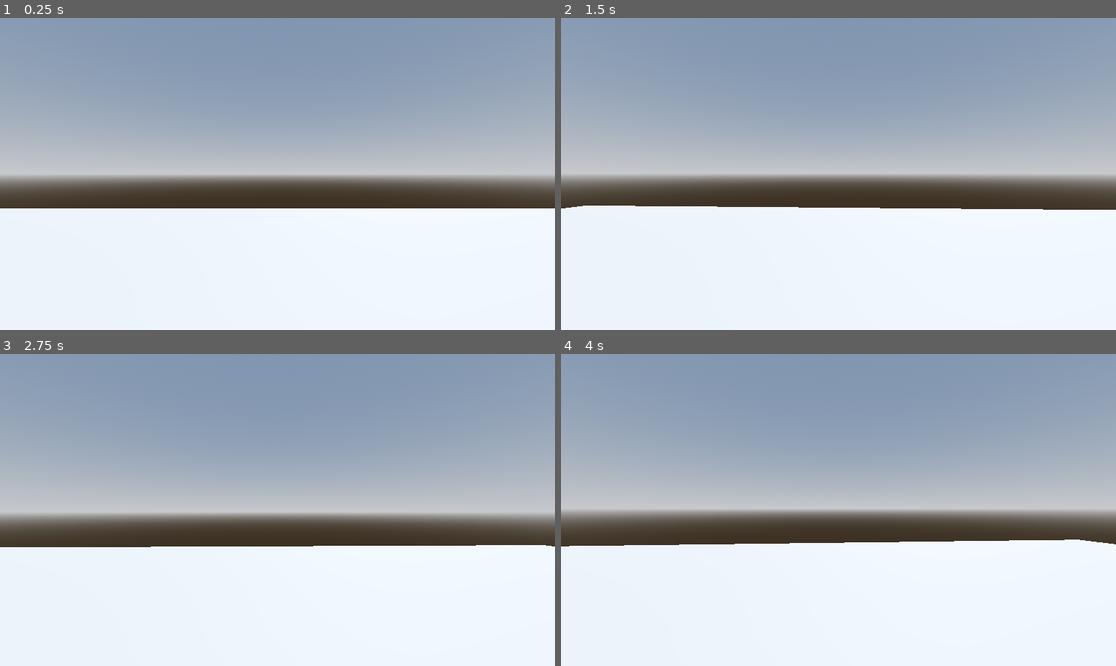
Above: before the commit, frames 1-4 (two rows, left to right).
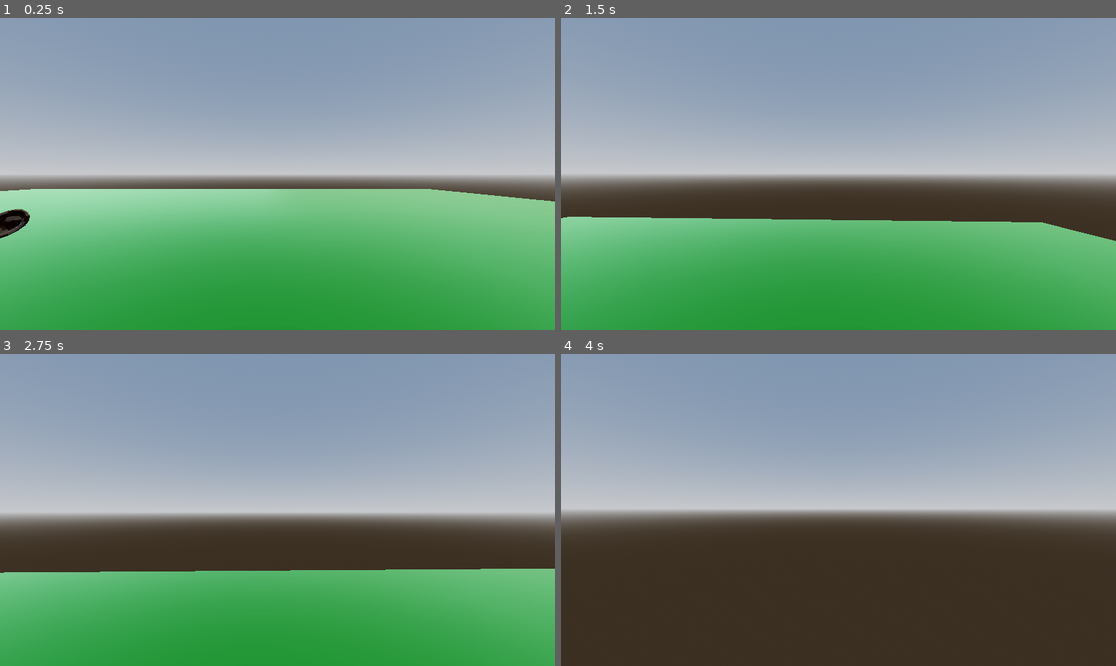
Above: after the commit, the same moments.

Repository: some1coding/2023game
Game: Godot game, scene res://scenes/world.tscn
Same seed, same stepped clock (60 frames per second), same inputs: the game is played once before the commit and once after it.
Inputs (mouse positions are in pixels of both pictures, inside the frame that each line leads up to):
- Up to frame 1 (0.25 s): no input
- Up to frame 2 (1.5 s): tap Enter at 0.5 s; move the mouse to (866, 174) at 0.52 s; hold W (move_forward, bound only after the commit) from 0.53 s (still down); tap Space (jump, bound only after the commit) at 0.6, 0.77, 1.07, 1.35 s; move the mouse to (810, 174) at 1.27 s
- Up to frame 3 (2.75 s): keep holding W (move_forward, bound only after the commit); tap Space (jump, bound only after the commit) at 1.52, 1.82, 2.1 s; move the mouse to (288, 503) at 2.02 s
- Up to frame 4 (4 s): keep holding W (move_forward, bound only after the commit); move the mouse to (832, 516) at 2.77 s; tap Space (jump, bound only after the commit) at 2.85, 3.02, 3.32, 3.6, 3.77 s; move the mouse to (877, 513) at 3.52 s

The runs differ from the first frame. In frame 1, 45% of the frame differs, in the area x 0-100%, y 54-100%; in frame 2, 39%; in frame 3, 38%; in frame 4, 39%.

Commit message:
added movement
you can now move around along with minor bug fixes

Diff:
--- a/FPS Character.gd
+++ b/FPS Character.gd
@@ -1,8 +1,22 @@
 extends CharacterBody3D
 
 @onready var head = $Head
+@onready var ground_check = $GroundCheck
+
+var speed = 10
+var h_accelaration = 6
+var air_acceleration = 1
+var normal_acceleration = 6
+var gravity = 20
+var jump = 10
+var full_contact = false
 
 var mouse_sensitivity = 0.05
+
+var direction = Vector3()
+var h_velocity = Vector3()
+var movement = Vector3()
+var gravity_vec = Vector3()
 
 func _ready():
 	Input.set_mouse_mode(Input.MOUSE_MODE_CAPTURED)
@@ -12,3 +26,44 @@
 		rotate_y(deg_to_rad(-event.relative.x * mouse_sensitivity))
 		head.rotate_x(deg_to_rad(-event.relative.y * mouse_sensitivity))
 		head.rotation.x = clamp(head.rotation.x, deg_to_rad(-89), deg_to_rad(89))
+
+func _physics_process(delta):
+
+	direction = Vector3()
+
+	if ground_check.is_colliding():
+		full_contact = true
+	else:
+		full_contact = false
+
+	if not is_on_floor():
+		gravity_vec += Vector3.DOWN * gravity * delta
+		h_accelaration = air_acceleration
+	elif is_on_floor() and full_contact:
+		gravity_vec = -get_floor_normal() * gravity
+		h_accelaration = normal_acceleration
+	else:
+		gravity_vec = -get_floor_normal()
+		h_accelaration = normal_acceleration
+
+	if Input.is_action_just_pressed("jump") and (is_on_floor() or ground_check.is_colliding()):
+		gravity_vec = Vector3.UP * jump
+
+	if Input.is_action_pressed("move_forward"):
+		direction -= transform.basis.z
+	elif Input.is_action_pressed("move_backward"):
+		direction+= transform.basis.z
+	if Input.is_action_pressed("move_left"):
+		direction -= transform.basis.x
+	elif Input.is_action_pressed("move_right"):
+		direction+= transform.basis.x
+
+	direction = direction.normalized()
+	h_velocity = h_velocity.lerp(direction * speed, h_accelaration * delta)
+	movement.z = h_velocity.z + gravity_vec.z
+	movement.x = h_velocity.x + gravity_vec.x
+	movement.y = gravity_vec.y
+
+	set_velocity(movement)
+
+	move_and_slide()
--- a/project.godot
+++ b/project.godot
@@ -14,3 +14,31 @@
 run/main_scene="res://scenes/world.tscn"
 config/features=PackedStringArray("4.0", "Forward Plus")
 config/icon="res://icon.svg"
+
+[input]
+
+move_forward={
+"deadzone": 0.5,
+"events": [Object(InputEventKey,"resource_local_to_scene":false,"resource_name":"","device":-1,"window_id":0,"alt_pressed":false,"shift_pressed":false,"ctrl_pressed":false,"meta_pressed":false,"pressed":false,"keycode":0,"physical_keycode":87,"key_label":0,"unicode":119,"echo":false,"script":null)
+]
+}
+move_backward={
+"deadzone": 0.5,
+"events": [Object(InputEventKey,"resource_local_to_scene":false,"resource_name":"","device":-1,"window_id":0,"alt_pressed":false,"shift_pressed":false,"ctrl_pressed":false,"meta_pressed":false,"pressed":false,"keycode":0,"physical_keycode":83,"key_label":0,"unicode":115,"echo":false,"script":null)
+]
+}
+move_left={
+"deadzone": 0.5,
+"events": [Object(InputEventKey,"resource_local_to_scene":false,"resource_name":"","device":-1,"window_id":0,"alt_pressed":false,"shift_pressed":false,"ctrl_pressed":false,"meta_pressed":false,"pressed":false,"keycode":0,"physical_keycode":65,"key_label":0,"unicode":97,"echo":false,"script":null)
+]
+}
+move_right={
+"deadzone": 0.5,
+"events": [Object(InputEventKey,"resource_local_to_scene":false,"resource_name":"","device":-1,"window_id":0,"alt_pressed":false,"shift_pressed":false,"ctrl_pressed":false,"meta_pressed":false,"pressed":false,"keycode":0,"physical_keycode":68,"key_label":0,"unicode":100,"echo":false,"script":null)
+]
+}
+jump={
+"deadzone": 0.5,
+"events": [Object(InputEventKey,"resource_local_to_scene":false,"resource_name":"","device":-1,"window_id":0,"alt_pressed":false,"shift_pressed":false,"ctrl_pressed":false,"meta_pressed":false,"pressed":false,"keycode":0,"physical_keycode":32,"key_label":0,"unicode":32,"echo":false,"script":null)
+]
+}
--- a/scenes/fps_character.tscn
+++ b/scenes/fps_character.tscn
@@ -28,3 +28,7 @@
 transform = Transform3D(1, 0, 0, 0, 1, 0, 0, 0, 1, 0, 0.836904, 0)
 
 [node name="Camera3D" type="Camera3D" parent="Head"]
+
+[node name="GroundCheck" type="RayCast3D" parent="."]
+transform = Transform3D(1, 0, 0, 0, 1, 0, 0, 0, 1, 0, -2, 0)
+target_position = Vector3(0, -1.5, 0)
--- /dev/null
+++ b/scenes/test_map.tscn
@@ -0,0 +1,5 @@
+[gd_scene load_steps=2 format=3 uid="uid://77mv5cfewl2c"]
+
+[ext_resource type="PackedScene" uid="uid://i882x5pwh4sd" path="res://assets/models/test_map.gltf" id="1_j81uq"]
+
+[node name="test_map" instance=ExtResource("1_j81uq")]
--- a/scenes/world.tscn
+++ b/scenes/world.tscn
@@ -1,25 +1,18 @@
-[gd_scene load_steps=7 format=3 uid="uid://cnt6w86tistpe"]
+[gd_scene load_steps=6 format=3 uid="uid://cnt6w86tistpe"]
 
 [ext_resource type="PackedScene" uid="uid://dpt8qn66133dc" path="res://scenes/fps_character.tscn" id="1_g2e72"]
+[ext_resource type="PackedScene" uid="uid://i882x5pwh4sd" path="res://assets/models/test_map.gltf" id="2_46u2b"]
 
-[sub_resource type="ProceduralSkyMaterial" id="ProceduralSkyMaterial_siuuf"]
-sky_horizon_color = Color(0.64625, 0.65575, 0.67075, 1)
-ground_horizon_color = Color(0.64625, 0.65575, 0.67075, 1)
+[sub_resource type="ProceduralSkyMaterial" id="ProceduralSkyMaterial_tcm0l"]
 
-[sub_resource type="Sky" id="Sky_rrk0d"]
-sky_material = SubResource("ProceduralSkyMaterial_siuuf")
+[sub_resource type="Sky" id="Sky_82us3"]
+sky_material = SubResource("ProceduralSkyMaterial_tcm0l")
 
 [sub_resource type="Environment" id="Environment_n1c4b"]
 background_mode = 2
-sky = SubResource("Sky_rrk0d")
+sky = SubResource("Sky_82us3")
 tonemap_mode = 2
 glow_enabled = true
-
-[sub_resource type="BoxShape3D" id="BoxShape3D_mgu52"]
-size = Vector3(21.7267, 1, 15.6799)
-
-[sub_resource type="BoxMesh" id="BoxMesh_vtbew"]
-size = Vector3(21.861, 1, 15.854)
 
 [node name="World" type="Node3D"]
 
@@ -27,16 +20,11 @@
 environment = SubResource("Environment_n1c4b")
 
 [node name="DirectionalLight3D" type="DirectionalLight3D" parent="."]
-transform = Transform3D(-0.866025, -0.433013, 0.25, 0, 0.5, 0.866025, -0.5, 0.75, -0.433013, 0, 0, 0)
+transform = Transform3D(-0.866025, -0.433013, 0.25, 0, 0.5, 0.866025, -0.5, 0.75, -0.433013, 0, 8.63089, 0)
 shadow_enabled = true
 
-[node name="StaticBody3D" type="StaticBody3D" parent="."]
+[node name="FPS Character" parent="." instance=ExtResource("1_g2e72")]
+transform = Transform3D(1, 0, 0, 0, 1, 0, 0, 0, 1, -10.2352, 1, 0)
 
-[node name="CollisionShape3D" type="CollisionShape3D" parent="StaticBody3D"]
-shape = SubResource("BoxShape3D_mgu52")
-
-[node name="MeshInstance3D" type="MeshInstance3D" parent="StaticBody3D/CollisionShape3D"]
-mesh = SubResource("BoxMesh_vtbew")
-
-[node name="FPS Character" parent="." instance=ExtResource("1_g2e72")]
-transform = Transform3D(1, 0, 0, 0, 1, 0, 0, 0, 1, 0, 1, 0)
+[node name="test_map" parent="." instance=ExtResource("2_46u2b")]
+transform = Transform3D(1, 0, 0, 0, 1, 0, 0, 0, 1, -17.3423, 0, -0.598455)
Binary file added: assets/models/test_map.bin
Not shown, added: assets/models/test_map.gltf
Not shown, added: assets/models/test_map.gltf.import
Binary file added: assets/textures/GAME.png
Not shown, added: assets/textures/GAME.png.import
Not shown, added: export_presets.cfg
